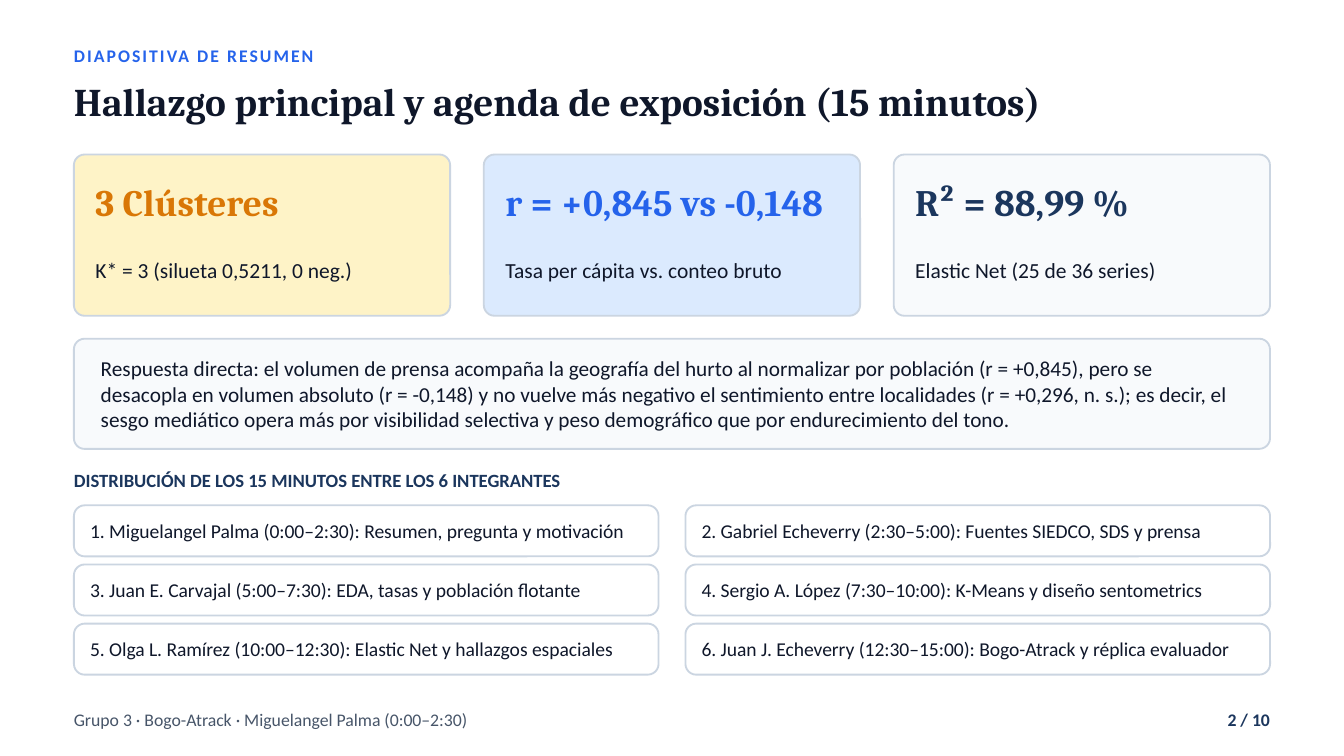
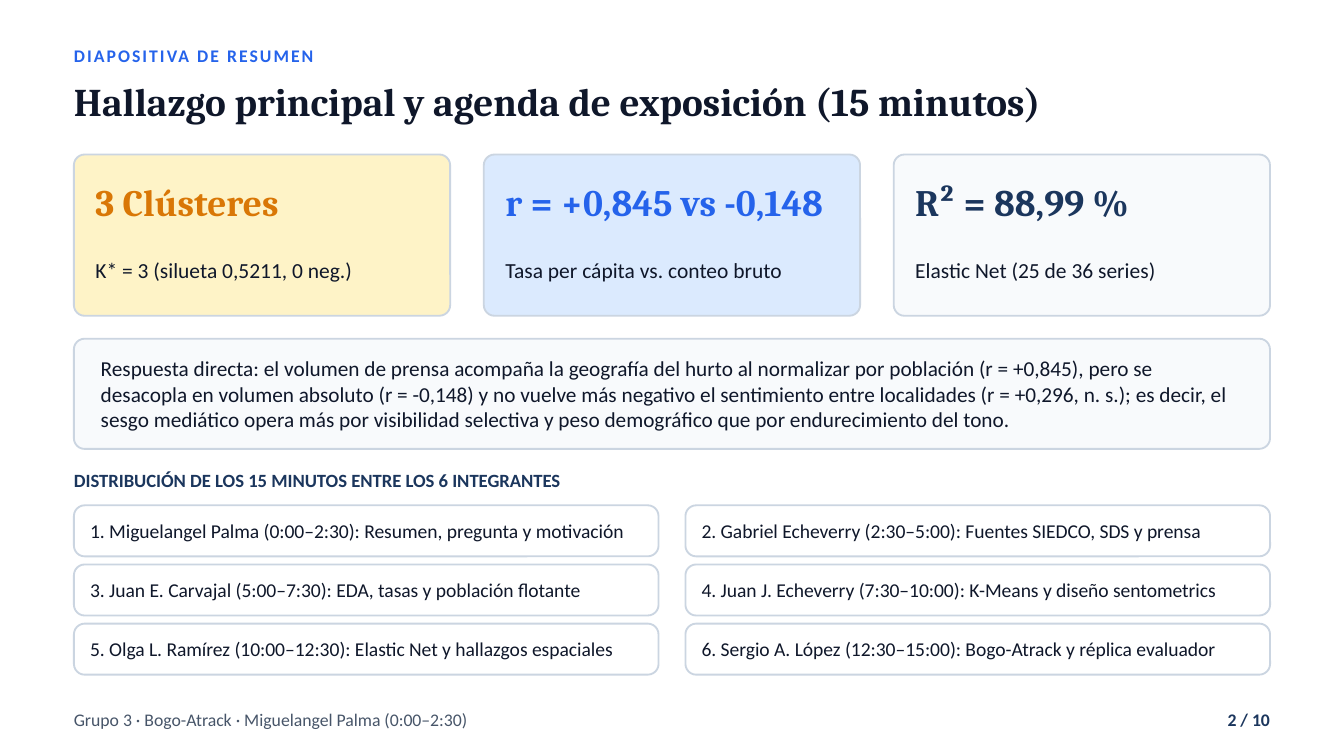
Before and after one commit to juanjo-edm/Repo_Entrega_Final_Taller_R, a slide deck: slide 2 of output/entregas/03_presentacion_plenaria/presentacion_grupo_3.pptx. Drawn at 1344x756 pixels with LibreOffice and Linux fonts; fonts in the diff are those of the drawing. Boxes give left, top, right and bottom in pixels: in the first picture for what was removed or moved away, otherwise in the second. Text is boxed around its words. In the diff, an @@ line names an element or a change of style, - is before the commit and + after.

Commit message:
docs(presentacion,guias): intercambia turnos de Juan Jose (K-Means/sentometrics) y Sergio (Shiny/cierre)

```diff
--- a/output/entregas/03_presentacion_plenaria/presentacion_grupo_3.pptx
+++ b/output/entregas/03_presentacion_plenaria/presentacion_grupo_3.pptx
@@ text at <box>702,583,1216,600</box>: text changed @@
-4. Sergio A. López (7:30–10:00): K-Means y diseño sentometrics
+4. Juan J. Echeverry (7:30–10:00): K-Means y diseño sentometrics
@@ text at <box>702,642,1215,660</box>: text changed @@
-6. Juan J. Echeverry (12:30–15:00): Bogo-Atrack y réplica evaluador
+6. Sergio A. López (12:30–15:00): Bogo-Atrack y réplica evaluador
```
Also in this commit, not shown: 4 other slides changed, 8 other files.
